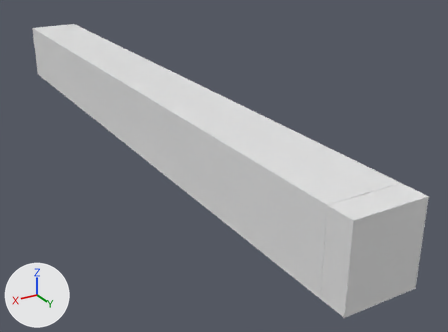
What one commit did to the Blender file assets/models/EditableWallsBlender/Room30Walls.blend.
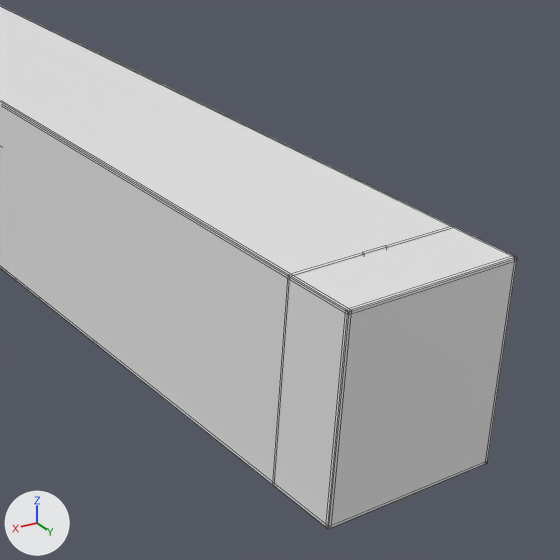
Each version is shown whole from a camera (50 mm lens) standing at (144.2, 425.8, 129.7) and looking at (-28.9, 137.3, -14.6), then close up on the part from 44% to 100% of the width and 25% to 100% of the height. Lighting does not change. The marker at lower left points along +X, +Y and +Z. The older version's two pictures come first. The close-ups show mesh edges as thin lines.

Objects in the first close-up: 'REF_000_HazardFloor', 'REF_001_Ceiling', 'REF_002_LeftWall', 'REF_003_RightWall', 'REF_005_ExitWall', 'REF_864_ExitDoorBackingRight' and 2 more.
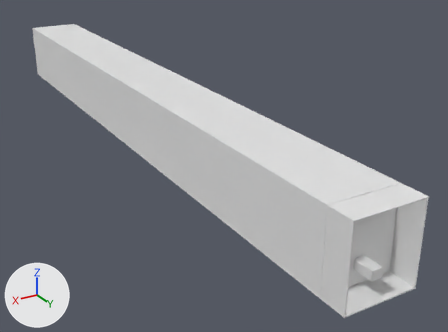
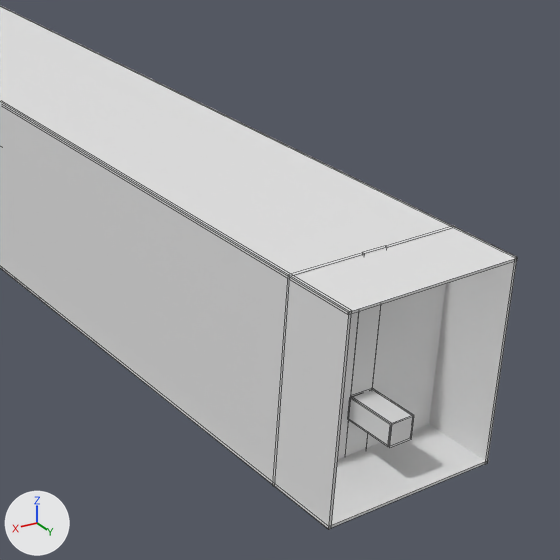
Where the newer file only moved an object's origin or applied its transform, the numbers keep the older frame.

Where the change shows, as pixel boxes [x1, y1, x2, y2] in the close-ups (560 x 560 px):
'REF_005_ExitWall', deleted: before [326, 256, 517, 529]
'REF_002_LeftWall', unchanged, uncovered by the edit: [0, 6, 517, 464] in both
'REF_000_HazardFloor', unchanged, uncovered by the edit: [0, 266, 488, 529] in both
'REF_863_ExitDoorBackingLeft', unchanged, uncovered by the edit: before [387, 226, 455, 248]; after [366, 226, 455, 448]
'REF_866_ExitDoorBackingAbove', unchanged, uncovered by the edit: before [363, 246, 387, 255]; after [351, 246, 387, 396]

The edits, one by one:
Object 'REF_005_ExitWall' (ob_ref_005_exitwall) is deleted.
